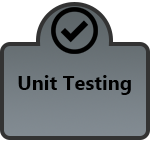
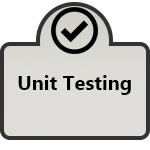
Before/after of a w=150, h=150 layered artwork. What changed in the layer stack:
painted on "Rounded Rectangle 1" over left=4, top=6, right=146, bottom=136
